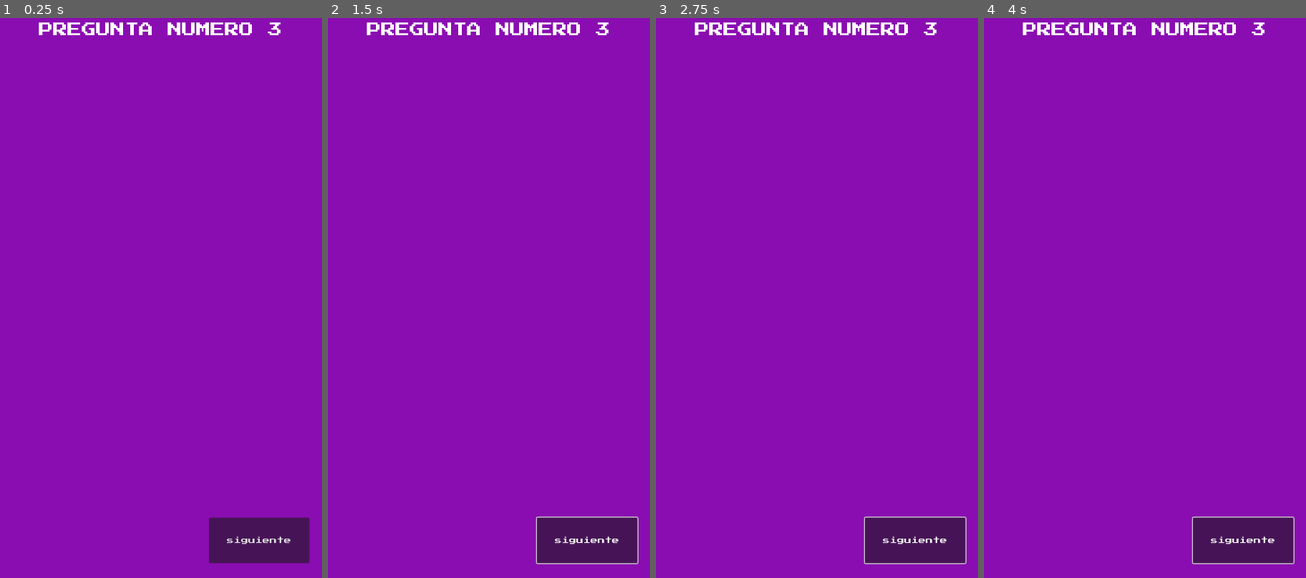
Above: before the commit, frames 1-4 (left to right).
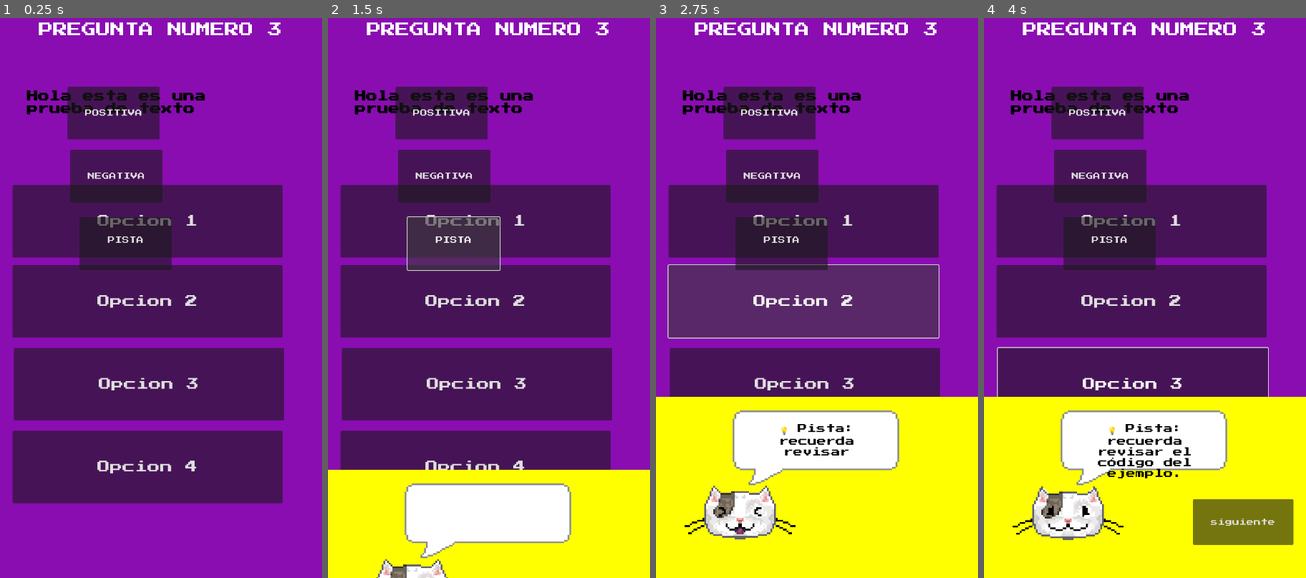
Above: after the commit, the same moments.

Repository: TonyCast2005/Galileo
Game: Godot game, scene res://escenas/TestUbicacion/Examen.tscn
Same seed, same stepped clock (60 frames per second), same inputs: the game is played once before the commit and once after it. The project has no main scene, so this scene is started directly.
Inputs (mouse positions are in pixels of both pictures, inside the frame that each line leads up to):
- Up to frame 1 (0.25 s): no input
- Up to frame 2 (1.5 s): click (585, 538) at 0.5 s, where only the run before the commit has a clickable "siguiente"; click (476, 219) at 1.25 s, where only the run after the commit has a clickable "Opcion 1"
- Up to frame 3 (2.75 s): click (804, 303) at 2 s, where only the run after the commit has a clickable "Opcion 2"
- Up to frame 4 (4 s): click (1132, 382) at 2.75 s, where only the run after the commit has a clickable "Opcion 3"; click (1132, 466) at 3.5 s, where only the run after the commit has a clickable "Opcion 4"

The runs differ from the first frame. In frame 1, 52% of the frame differs, in the area x 3-97%, y 12-98%; in frame 2, 63%; in frame 3, 67%; in frame 4, 67%, in the area x 0-100%, y 12-100%.

Commit message:
Examen en proceso

Diff:
--- /dev/null
+++ b/galileo/Scripts/TestUbicacion/Examen/examen.gd
@@ -0,0 +1,119 @@
+extends Control
+
+@onready var panel_retro = $PanelRetroalimentacion
+@onready var label_retro = $PanelRetroalimentacion/LabelRetroalimentacion
+@onready var image_retro = $PanelRetroalimentacion/Galileo
+@onready var color_rect = $PanelRetroalimentacion/ColorRect
+@onready var boton_retro = $PanelRetroalimentacion/BotonSiguiente
+@onready var contenedor_preguntas = $ContenedorPreguntas
+
+var preguntas = [
+    preload("res://escenas/Tipos_preguntas/OpcionMultiple.tscn"),
+]
+
+var velocidad = 0.04
+var frame_hablando = [
+    preload("res://assets/sprites/ui/Galileo/Feli.png")
+]
+var frame_idle = preload("res://assets/sprites/ui/Galileo/Galileo Base.png")
+
+var panel_activo = false
+var indice_actual = 0
+var instancia_actual = null
+
+func _ready():
+    panel_retro.visible = false
+    cargar_pregunta(indice_actual)
+
+# ---------------------------
+# INSTANCIADO DE PREGUNTAS
+# ---------------------------
+func cargar_pregunta(indice: int):
+    if instancia_actual:
+        instancia_actual.queue_free()
+    var escena = preguntas[indice].instantiate()
+    contenedor_preguntas.add_child(escena)
+    instancia_actual = escena
+
+# ---------------------------
+# FUNCIONES DE LOS BOTONES DE RESPUESTA
+# ---------------------------
+func _on_positiva_pressed() -> void:
+    mostrar_retroalimentacion("✅ ¡Muy bien! Has acertado.", Color(0,1,0))
+
+func _on_negativa_pressed() -> void:
+    mostrar_retroalimentacion("❌ Incorrecto... inténtalo otra vez.", Color(1,0,0))
+
+func _on_pista_pressed() -> void:
+    mostrar_retroalimentacion("💡 Pista: recuerda revisar el código del ejemplo.", Color(1,1,0))
+
+# ---------------------------
+# FUNCIÓN PRINCIPAL DE RETRO
+# ---------------------------
+func mostrar_retroalimentacion(texto: String, color: Color) -> void:
+    if panel_activo:
+        return
+    panel_activo = true
+
+    label_retro.text = ""
+    label_retro.modulate = Color(1,1,1)
+    color_rect.color = color
+    panel_retro.visible = true
+    image_retro.visible = true
+    boton_retro.visible = false  # Oculto al iniciar
+    boton_retro.disabled = true  # Deshabilitado al iniciar
+
+    var viewport_size = get_viewport_rect().size
+    var panel_altura = panel_retro.size.y
+    var target_y = viewport_size.y - panel_altura
+    var fuera_pantalla = viewport_size.y + panel_altura
+
+    panel_retro.position.y = fuera_pantalla
+
+    # Animación de entrada
+    var tween = create_tween()
+    tween.tween_property(panel_retro, "position:y", target_y, 0.4).set_trans(Tween.TRANS_SINE).set_ease(Tween.EASE_OUT)
+
+    await get_tree().create_timer(0.2).timeout
+
+    # Animación de hablar y mover gato
+    var hablando = true
+    var cambio_boca = 0
+    var boca_timer = get_tree().create_timer(velocidad * 2, true)
+    boca_timer.timeout.connect(func():
+        if hablando:
+            image_retro.texture = frame_hablando[cambio_boca % frame_hablando.size()]
+            cambio_boca += 1
+    )
+
+    var pos_original = image_retro.position
+    var tween_gato = create_tween().set_loops()
+    tween_gato.tween_property(image_retro, "position:y", pos_original.y - 8, 0.12)\
+        .set_trans(Tween.TRANS_SINE).set_ease(Tween.EASE_IN_OUT)
+    tween_gato.tween_property(image_retro, "position:y", pos_original.y, 0.12)\
+        .set_trans(Tween.TRANS_SINE).set_ease(Tween.EASE_IN_OUT)
+
+    # Escribir texto letra por letra
+    for i in texto.length():
+        label_retro.text += texto[i]
+        await get_tree().create_timer(velocidad).timeout
+
+    hablando = false
+    image_retro.texture = frame_idle
+    tween_gato.kill()
+    image_retro.position = pos_original
+
+    # Activar el botón solo después de escribir el texto
+    boton_retro.visible = true
+    boton_retro.disabled = false
+
+    await get_tree().create_timer(1.5).timeout
+
+    # Salida
+    var tween_out = create_tween()
+    tween_out.tween_property(panel_retro, "position:y", fuera_pantalla, 0.5).set_trans(Tween.TRANS_SINE).set_ease(Tween.EASE_IN_OUT)
+    tween_out.tween_callback(func():
+        panel_retro.hide()
+        image_retro.hide()
+        panel_activo = false
+    )
--- a/galileo/escenas/TestUbicacion/Examen.tscn
+++ b/galileo/escenas/TestUbicacion/Examen.tscn
@@ -1,12 +1,28 @@
-[gd_scene format=3 uid="uid://btqowb15bop7l"]
+[gd_scene load_steps=5 format=3 uid="uid://btqowb15bop7l"]
 
-[node name="Control" type="Control"]
+[ext_resource type="Script" uid="uid://c7em3xa1fw77d" path="res://Scripts/TestUbicacion/Examen/examen.gd" id="1_jartc"]
+[ext_resource type="Texture2D" uid="uid://feyahj0mae46" path="res://assets/sprites/globoTexto .png" id="2_18qn3"]
+[ext_resource type="Texture2D" uid="uid://bhtap0c20qsdp" path="res://assets/sprites/ui/Galileo/boca alargada ojos cerrados.png" id="4_ayhl8"]
+
+[sub_resource type="StyleBoxFlat" id="StyleBoxFlat_mlo1n"]
+border_width_left = 5
+border_width_top = 2
+border_width_right = 5
+border_width_bottom = 2
+border_color = Color(0.0445578, 0.0445579, 0.0445578, 1)
+corner_radius_top_left = 3
+corner_radius_top_right = 4
+corner_radius_bottom_right = 5
+corner_radius_bottom_left = 9
+
+[node name="Examen" type="Control"]
 layout_mode = 3
 anchors_preset = 15
 anchor_right = 1.0
 anchor_bottom = 1.0
 grow_horizontal = 2
 grow_vertical = 2
+script = ExtResource("1_jartc")
 
 [node name="ColorRect" type="ColorRect" parent="."]
 layout_mode = 1
@@ -28,20 +44,102 @@
 horizontal_alignment = 1
 vertical_alignment = 1
 
-[node name="PreguntaContainer" type="VBoxContainer" parent="."]
+[node name="ContenedorPreguntas" type="VBoxContainer" parent="."]
 layout_mode = 1
 anchors_preset = 15
 anchor_right = 1.0
 anchor_bottom = 1.0
-offset_top = 123.0
-offset_bottom = -167.0
+offset_left = 6.0
+offset_top = 82.0
+offset_right = -1.0
+offset_bottom = -136.0
 grow_horizontal = 2
 grow_vertical = 2
 
-[node name="Button" type="Button" parent="."]
+[node name="PanelRetroalimentacion" type="Panel" parent="."]
+layout_mode = 1
+anchors_preset = 12
+anchor_top = 1.0
+anchor_right = 1.0
+anchor_bottom = 1.0
+offset_top = -239.0
+grow_horizontal = 2
+grow_vertical = 0
+theme_override_styles/panel = SubResource("StyleBoxFlat_mlo1n")
+
+[node name="ColorRect" type="ColorRect" parent="PanelRetroalimentacion"]
+layout_mode = 1
+anchors_preset = 15
+anchor_right = 1.0
+anchor_bottom = 1.0
+offset_top = -166.0
+grow_horizontal = 2
+grow_vertical = 2
+color = Color(0.623027, 0.111934, 1, 1)
+
+[node name="NinePatchRect" type="NinePatchRect" parent="PanelRetroalimentacion"]
+layout_mode = 0
+offset_left = 104.0
+offset_top = -187.0
+offset_right = 611.0
+offset_bottom = 50.0
+texture = ExtResource("2_18qn3")
+
+[node name="LabelRetroalimentacion" type="Label" parent="PanelRetroalimentacion"]
+layout_mode = 0
+offset_left = 197.0
+offset_top = -105.0
+offset_right = 523.0
+offset_bottom = -13.0
+theme_override_colors/font_color = Color(0, 0, 0, 1)
+theme_override_font_sizes/font_size = 21
+text = "HOLA PRIEBA"
+horizontal_alignment = 1
+autowrap_mode = 2
+
+[node name="Galileo" type="TextureRect" parent="PanelRetroalimentacion"]
+layout_mode = 0
+offset_left = 60.0
+offset_top = -46.0
+offset_right = 316.0
+offset_bottom = 210.0
+texture = ExtResource("4_ayhl8")
+
+[node name="BotonSiguiente" type="Button" parent="PanelRetroalimentacion"]
 layout_mode = 0
 offset_left = 467.0
-offset_top = 1145.0
+offset_top = 63.0
 offset_right = 692.0
-offset_bottom = 1247.0
+offset_bottom = 165.0
 text = "siguiente"
+
+[node name="Positiva" type="Button" parent="."]
+layout_mode = 0
+offset_left = 151.0
+offset_top = 182.0
+offset_right = 357.0
+offset_bottom = 300.0
+text = "POSITIVA"
+
+[node name="Negativa" type="Button" parent="."]
+layout_mode = 0
+offset_left = 157.0
+offset_top = 323.0
+offset_right = 363.0
+offset_bottom = 441.0
+text = "NEGATIVA
+"
+
+[node name="Pista" type="Button" parent="."]
+layout_mode = 0
+offset_left = 178.0
+offset_top = 474.0
+offset_right = 384.0
+offset_bottom = 592.0
+text = "PISTA
+
+"
+
+[connection signal="pressed" from="Positiva" to="." method="_on_positiva_pressed"]
+[connection signal="pressed" from="Negativa" to="." method="_on_negativa_pressed"]
+[connection signal="pressed" from="Pista" to="." method="_on_pista_pressed"]
--- /dev/null
+++ b/galileo/escenas/Tipos_preguntas/OpcionMultiple.tscn
@@ -0,0 +1,65 @@
+[gd_scene format=3 uid="uid://mge3hmyswt3d"]
+
+[node name="OpcionMultiple" type="Control"]
+layout_mode = 3
+anchors_preset = 15
+anchor_right = 1.0
+anchor_bottom = 1.0
+grow_horizontal = 2
+grow_vertical = 2
+
+[node name="ColorRect" type="ColorRect" parent="."]
+layout_mode = 1
+anchors_preset = 15
+anchor_right = 1.0
+anchor_bottom = 1.0
+grow_horizontal = 2
+grow_vertical = 2
+
+[node name="TextoPregunta" type="Label" parent="."]
+offset_left = 54.0
+offset_top = 108.0
+offset_right = 626.0
+offset_bottom = 287.0
+theme_override_colors/font_color = Color(0, 0, 0, 1)
+theme_override_colors/font_shadow_color = Color(0, 0, 0, 1)
+theme_override_font_sizes/font_size = 25
+text = "Hola esta es una prueba de texto"
+autowrap_mode = 2
+
+[node name="Opcion1" type="Button" parent="."]
+layout_mode = 2
+offset_left = 22.0
+offset_top = 320.0
+offset_right = 626.0
+offset_bottom = 482.0
+theme_override_font_sizes/font_size = 28
+text = "Opcion 1"
+
+[node name="Opcion2" type="Button" parent="."]
+layout_mode = 2
+offset_left = 22.0
+offset_top = 499.0
+offset_right = 626.0
+offset_bottom = 661.0
+theme_override_font_sizes/font_size = 28
+text = "Opcion 2"
+
+[node name="Opcion3" type="Button" parent="."]
+layout_mode = 2
+offset_left = 25.0
+offset_top = 684.0
+offset_right = 629.0
+offset_bottom = 846.0
+theme_override_font_sizes/font_size = 28
+text = "Opcion 3"
+
+[node name="Opcion4" type="Button" parent="."]
+layout_mode = 2
+offset_left = 22.0
+offset_top = 869.0
+offset_right = 626.0
+offset_bottom = 1031.0
+theme_override_font_sizes/font_size = 28
+text = "Opcion 4
+"
--- a/galileo/escenas/Tipos_preguntas/p_opciones.tscn
+++ /dev/null
@@ -1,59 +0,0 @@
-[gd_scene load_steps=5 format=3 uid="uid://dt7snt0na60kp"]
-
-[ext_resource type="Script" uid="uid://b2n7jpxq47krk" path="res://scripts/pregunta_opciones.gd" id="1_1lsc3"]
-[ext_resource type="Shader" uid="uid://bgrogfc76mvka" path="res://login.gdshader" id="2_33k7h"]
-[ext_resource type="Script" uid="uid://dkodglrkbo856" path="res://http_request_firebase.gd" id="3_rvp5j"]
-
-[sub_resource type="ShaderMaterial" id="ShaderMaterial_xlo4h"]
-shader = ExtResource("2_33k7h")
-shader_parameter/time = 0.0
-shader_parameter/resolution = Vector2(0, 0)
-
-[node name="opcion_multiple" type="Control"]
-layout_mode = 3
-anchors_preset = 15
-anchor_right = 1.0
-anchor_bottom = 1.0
-grow_horizontal = 2
-grow_vertical = 2
-script = ExtResource("1_1lsc3")
-
-[node name="Fondo" type="ColorRect" parent="."]
-z_index = -1
-material = SubResource("ShaderMaterial_xlo4h")
-layout_mode = 1
-anchors_preset = 15
-anchor_right = 1.0
-anchor_bottom = 1.0
-grow_horizontal = 2
-grow_vertical = 2
-
-[node name="CenterContainer" type="CenterContainer" parent="."]
-layout_mode = 1
-anchors_preset = 15
-anchor_right = 1.0
-anchor_bottom = 1.0
-grow_horizontal = 2
-grow_vertical = 2
-
-[node name="VBoxContainer" type="VBoxContainer" parent="CenterContainer"]
-custom_minimum_size = Vector2(500, 1270)
-layout_mode = 2
-theme_override_constants/separation = 39
-alignment = 1
-
-[node name="Pregunta" type="Label" parent="CenterContainer/VBoxContainer"]
-layout_mode = 2
-
-[node name="opciones_contenedor" type="VBoxContainer" parent="CenterContainer/VBoxContainer"]
-layout_mode = 2
-
-[node name="opcion" type="Label" parent="CenterContainer/VBoxContainer/opciones_contenedor"]
-layout_mode = 2
-theme_override_font_sizes/font_size = 39
-text = "USUAR"
-horizontal_alignment = 1
-vertical_alignment = 1
-
-[node name="HTTPRequestFirebase" type="HTTPRequest" parent="."]
-script = ExtResource("3_rvp5j")
Not shown, added: galileo/Scripts/TestUbicacion/Examen/examen.gd.uid
Renamed: galileo/escenas/Test_ubicacion/test.tscn -> galileo/escenas/TestUbicacion/test.tscn
Renamed: galileo/escenas/Test_ubicacion/test1.tscn -> galileo/escenas/TestUbicacion/test1.tscn
